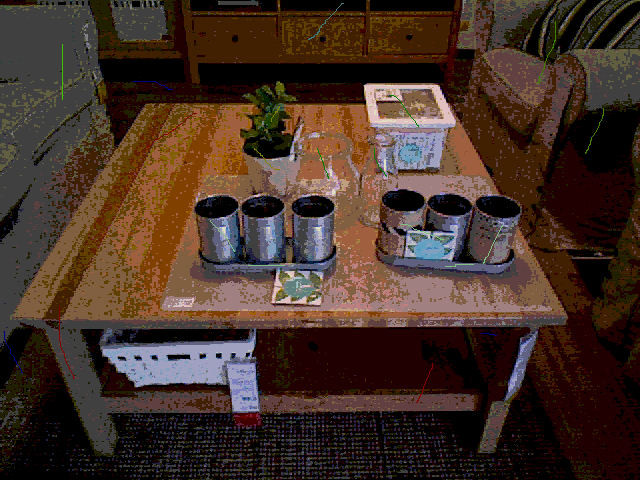
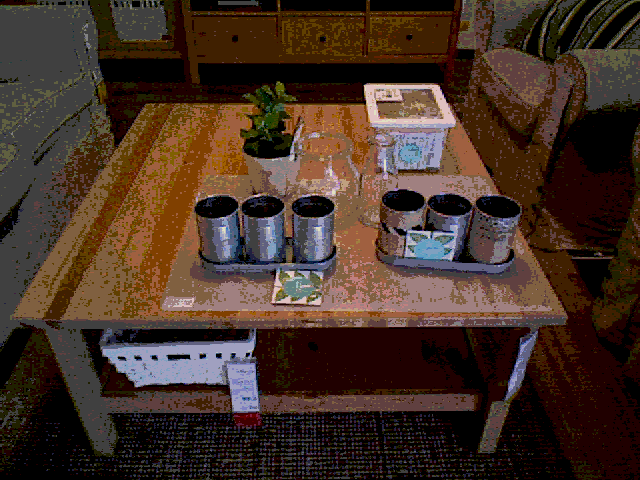
Two versions of the same layered image (w=640, h=480). Layer-by-layer changes:
removed layer "Layer #1" over [4, 3, 604, 403]
